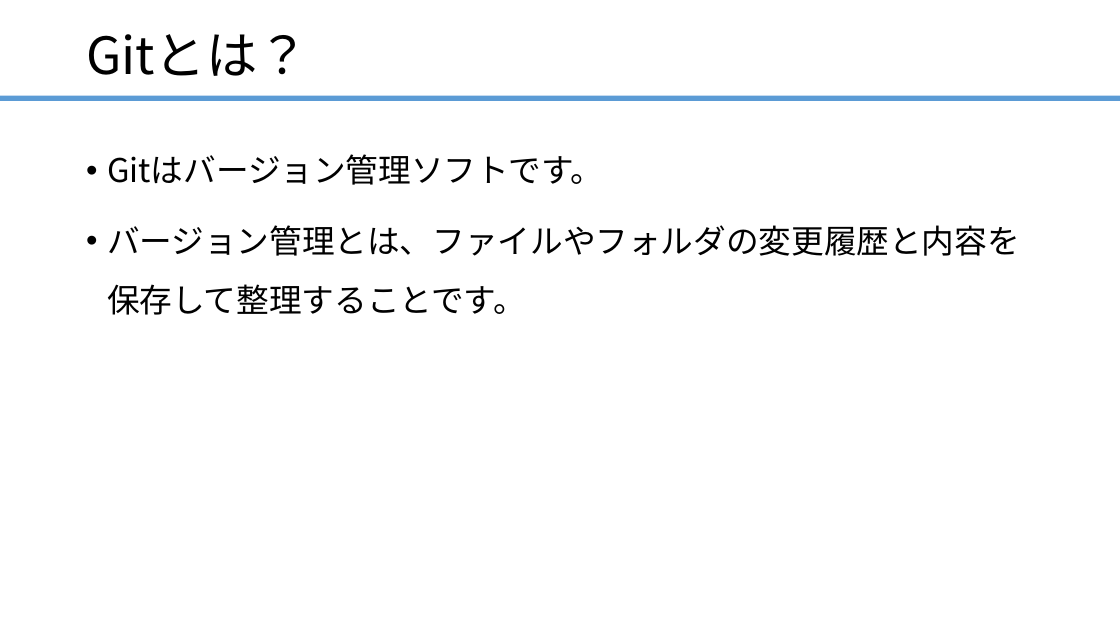
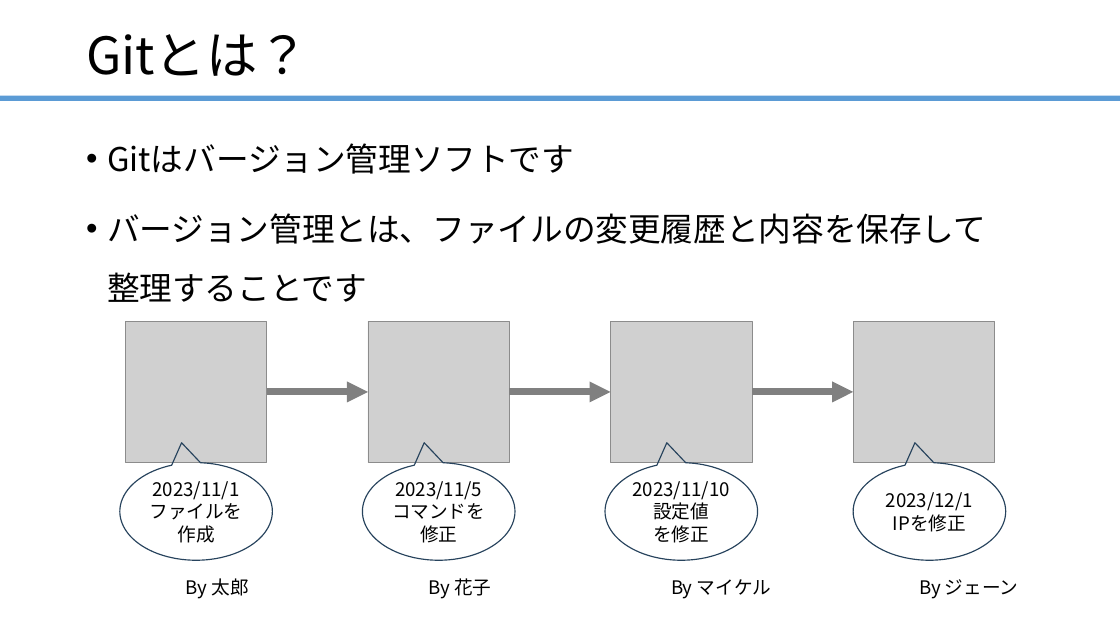
Before and after one commit to ainsAins/git4beginners, a slide deck: slide 4 of ハンズオン_Git入門.pptx. Drawn at 1120x630 pixels with LibreOffice and Linux fonts; fonts in the diff are those of the drawing; grey boxes stand for pictures. Boxes give left, top, right and bottom in pixels: in the first picture for what was removed or moved away, otherwise in the second. Text is boxed around its words. In the diff, an @@ line names an element or a change of style, - is before the commit and + after.

Commit message:
資料変更

```diff
--- a/ハンズオン_Git入門.pptx
+++ b/ハンズオン_Git入門.pptx
@@ text at (107, 143, 986, 302): text changed @@
-• Gitはバージョン管理ソフトです。
-• バージョン管理とは、ファイルやフォルダの変更履歴と内容を保存して整理することです。
+• Gitはバージョン管理ソフトです
+• バージョン管理とは、ファイルの変更履歴と内容を保存して
+  整理することです
@@ group added at (120, 321, 1018, 599): 4 pictures, 4 speech bubbles, 4 texts, 3 arrows @@
+2023/11/1
+ファイルを作成
+2023/11/5
+コマンドを
+修正
+2023/11/10
+設定値
+を修正
+2023/12/1
+IPを修正
+By 太郎
+By 花子
+By マイケル
+By ジェーン
```
Also in this commit, not shown: 5 other slides changed, 7 slides added.
